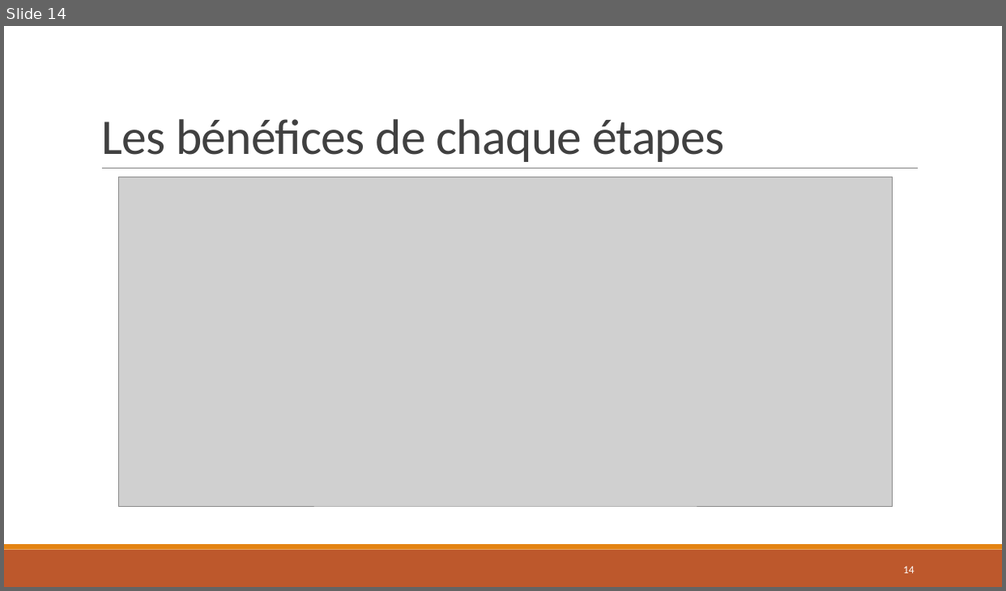
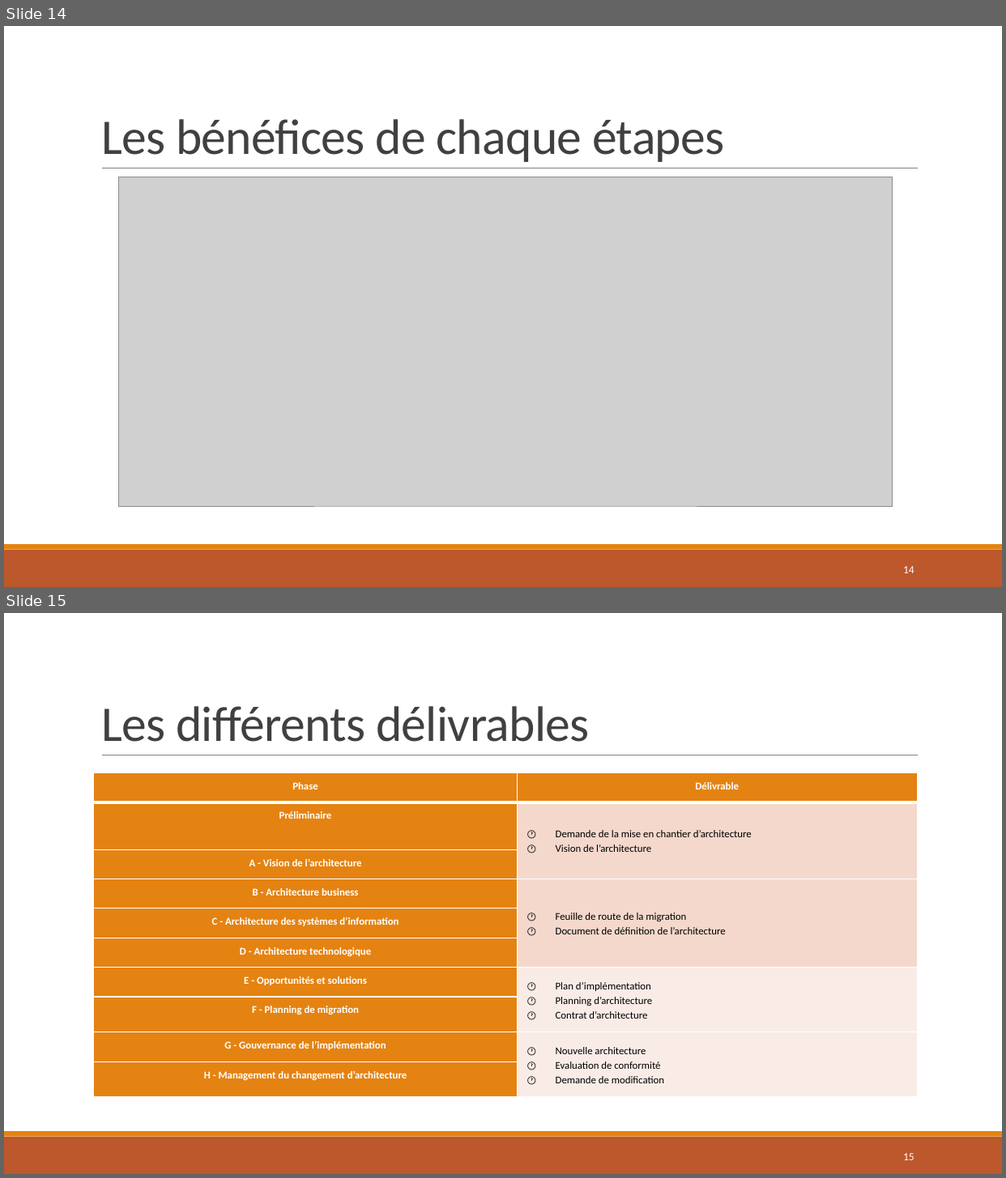
Before and after one commit to wilkill/P7-REP-AERO, a slide deck: Architecture/4 - Présentation/Présentation.pptx. Shown one above the other, each under a label of ours: slide 14 before the commit, slides 14 and 15 after it. The pictures are 1006x591 and 1006x1178 pixels, drawn with LibreOffice and Linux fonts; fonts in the diff are those of the drawing; grey boxes stand for pictures. Boxes give left, top, right and bottom in pixels: in the first picture for what was removed or moved away, otherwise in the second. Text is boxed around its words. In the diff, an @@ line names an element or a change of style, - is before the commit and + after.

```diff
--- a/Architecture/4 - Présentation/Présentation.pptx
+++ b/Architecture/4 - Présentation/Présentation.pptx
@@ slide 15 added at (x1=4, y1=613, x2=1002, y2=1174), background #FFFFFF; not listed: 3 template elements that a slide beside it also shows @@
@@ title added at (x1=101, y1=706, x2=589, y2=742), 48 pt, text #404040 @@
+Les différents délivrables
@@ table added at (x1=94, y1=773, x2=918, y2=1098), 10 rows, 2 columns @@
+Phase | Délivrable
+Préliminaire | Demande de la mise en chantier d’architecture / Vision de l’architecture
+A - Vision de l’architecture | 
+B - Architecture business | Feuille de route de la migration / Document de définition de l’architecture
+C - Architecture des systèmes d’information | 
+D - Architecture technologique | 
+E - Opportunités et solutions | Plan d’implémentation / Planning d’architecture / Contrat d’architecture
+F - Planning de migration | 
+G - Gouvernance de l’implémentation | Nouvelle architecture / Evaluation de conformité / Demande de modification
+H - Management du changement d’architecture | 
@@ page number added at (x1=903, y1=1153, x2=914, y2=1161), 10.5 pt, text #FFFFFF @@
+15
```
Also in this commit, not shown: 1 slide changed.
